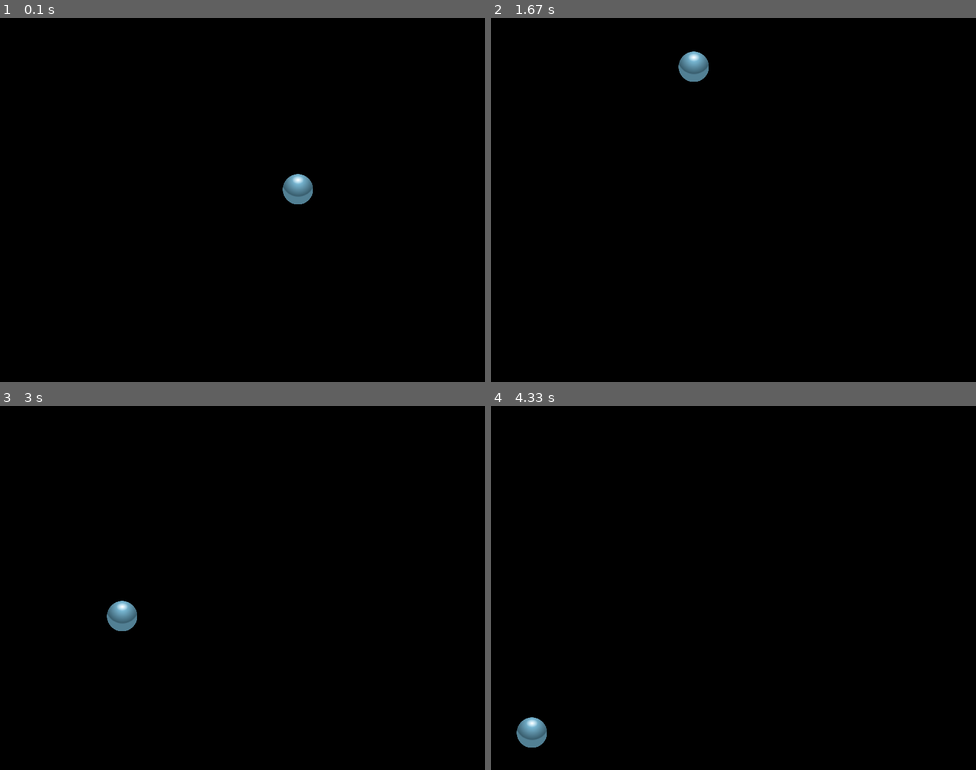
Above: before the commit, frames 1-4 (two rows, left to right).
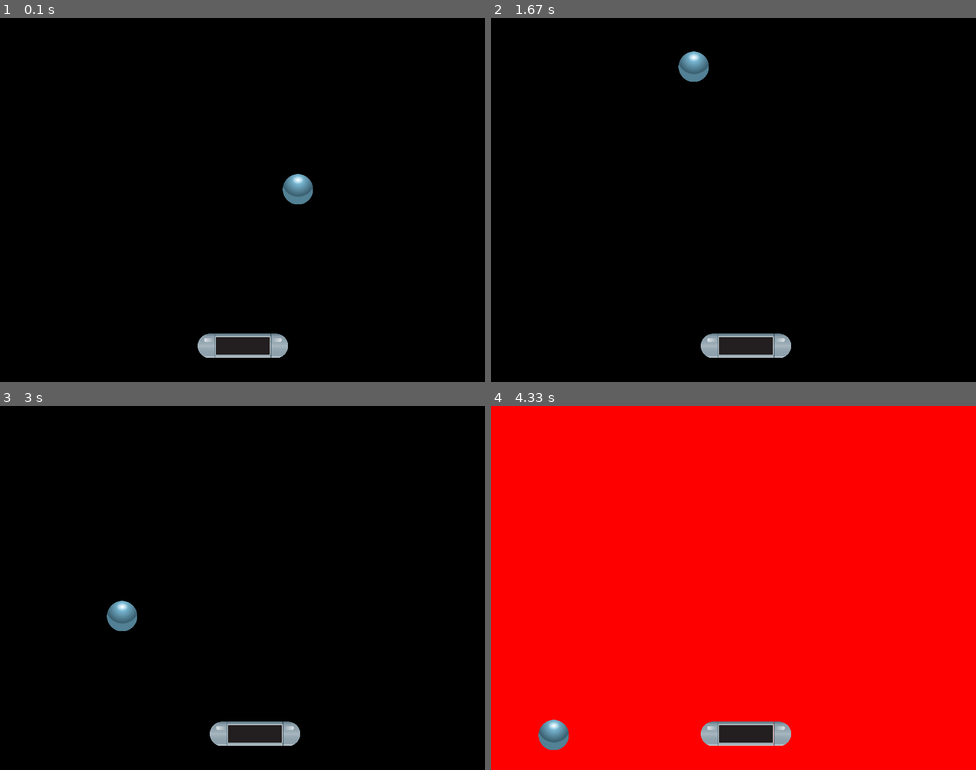
Above: after the commit, the same moments.

Repository: SilasBerger/pygame-tutorials
Game: pygame game, started from Breakout/breakout_v2.py
The game is run twice, just before and just after one commit, with the same random seed, the same clock (stepped at 60 frames per second) and the same inputs.
Inputs:
- Up to frame 1 (0.1 s): no input
- Up to frame 2 (1.67 s): hold Right 0.33-0.8 s; hold Right 0.83-1.3 s; hold Left from 1.33 s (still down)
- Up to frame 3 (3 s): release Left at 1.87 s; hold Left 1.9-2.3 s; hold Right 2.33-2.97 s
- Up to frame 4 (4.33 s): hold Left 3-3.47 s; hold Right 3.5-3.97 s

The runs differ from the first frame. In frame 1, 1.2% of the frame differs, in the area x 40-60%, y 86-94%; in frame 2, 1.2%; in frame 3, 1.2%; in frame 4, 100%, in the area x 0-100%, y 0-100%.

Commit message:
Add paddle and end condition.

Diff:
--- a/Breakout/breakout_v2.py
+++ b/Breakout/breakout_v2.py
@@ -13,6 +13,10 @@
 # Einstellungen für das Fenster
 window_width = 800
 window_height = 600
+
+# Sonstige einstellungen
+paddle_speed = 20
+paddle_y = window_height * 0.9
 
 # Pygame-Fenster vorbereiten
 pygame.display.set_caption("Breakout 👾")
@@ -31,19 +35,50 @@
         self.rect.center = (x, y)
         self.direction = (-1, -2)
 
-    def update_position(self):
-        if self.rect.left <= 0 or self.rect.right >= window_width:
-            new_x_direction = self.direction[0] * -1
-            new_y_direction = self.direction[1]
-            self.direction = (new_x_direction, new_y_direction)
+    def hits_side_of_window(self):
+        return self.rect.left <= 0 or self.rect.right >= window_width
 
-        if self.rect.top <= 0 or self.rect.bottom >= window_height:
-            new_x_direction = self.direction[0]
-            new_y_direction = self.direction[1] * -1
-            self.direction = (new_x_direction, new_y_direction)
+    def hits_top_of_window(self):
+        return self.rect.top <= 0
 
+    def is_below_paddle(self):
+        return self.rect.center[1] > paddle_y
+
+    def stop(self):
+        self.direction = (0, 0)
+
+    def move(self):
         new_x = self.rect.center[0] + self.direction[0]
         new_y = self.rect.center[1] + self.direction[1]
+        self.rect.center = (new_x, new_y)
+
+    def flip_x_direction(self):
+        new_x_direction = self.direction[0] * -1
+        new_y_direction = self.direction[1]
+        self.direction = (new_x_direction, new_y_direction)
+
+    def flip_y_direction(self):
+        new_x_direction = self.direction[0]
+        new_y_direction = self.direction[1] * -1
+        self.direction = (new_x_direction, new_y_direction)
+
+
+class Paddle(pygame.sprite.Sprite):
+    def __init__(self, x, y):
+        pygame.sprite.Sprite.__init__(self)
+        self.image = pygame.image.load('sprites/49-Breakout-Tiles.png')
+        self.image = pygame.transform.scale(self.image, (150, 40))
+        self.rect = self.image.get_rect()
+        self.rect.center = (x, y)
+
+    def left(self):
+        new_x = self.rect.center[0] - paddle_speed
+        new_y = self.rect.center[1]
+        self.rect.center = (new_x, new_y)
+
+    def right(self):
+        new_x = self.rect.center[0] + paddle_speed
+        new_y = self.rect.center[1]
         self.rect.center = (new_x, new_y)
 
 
@@ -51,15 +86,35 @@
 balls = pygame.sprite.Group()
 balls.add(ball)
 
+paddle = Paddle(window_width / 2, paddle_y)
+paddles = pygame.sprite.Group(paddle)
 
 run = True
 while run:
     clock.tick(100)
     screen.fill(background_color)
 
-    ball.update_position()
+    ball.move()
     balls.update()
     balls.draw(screen)
+
+    paddles.update()
+    paddles.draw(screen)
+
+    if ball.hits_top_of_window():
+        ball.flip_y_direction()
+
+    if ball.hits_side_of_window():
+        ball.flip_x_direction()
+
+    if ball.is_below_paddle():
+        background_color = red
+        paddle_speed = 0
+        ball.stop()
+
+    ball_hits_paddle = pygame.sprite.spritecollide(ball, paddles, False)
+    if ball_hits_paddle:
+        ball.flip_y_direction()
 
     # Die Änderungen im Spielfenster sichtbar machen.
     pygame.display.flip()
@@ -67,3 +122,8 @@
     for event in pygame.event.get():
         if event.type == pygame.QUIT:
             run = False
+        if event.type == pygame.KEYDOWN:
+            if event.key == pygame.K_LEFT:
+                paddle.left()
+            if event.key == pygame.K_RIGHT:
+                paddle.right()
